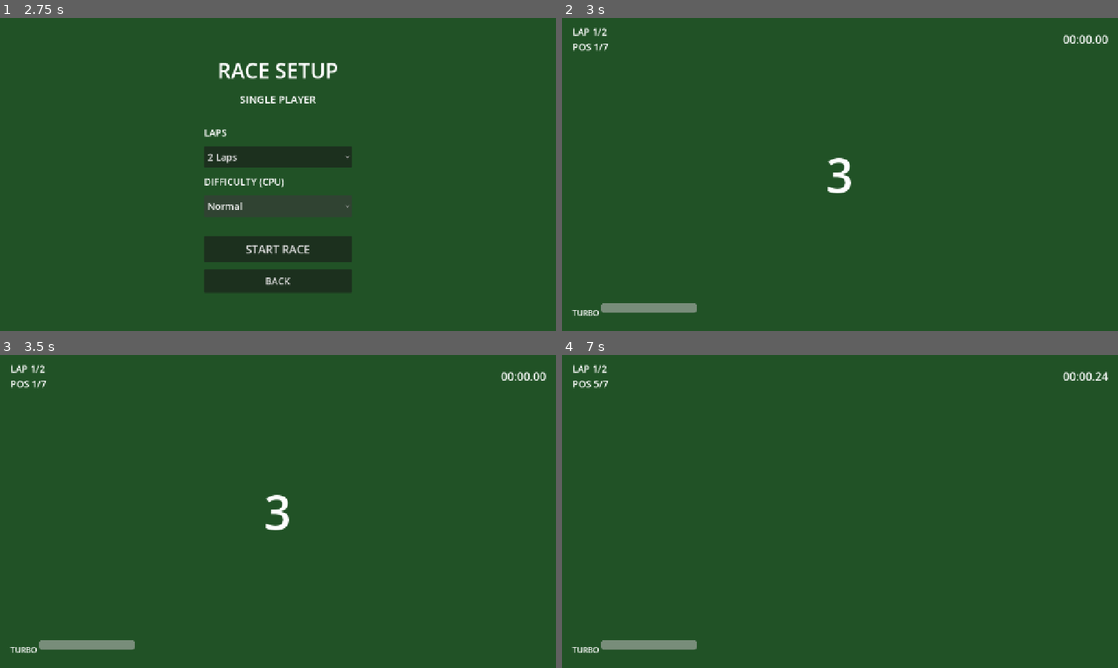
Above: before the commit, frames 1-4 (two rows, left to right).
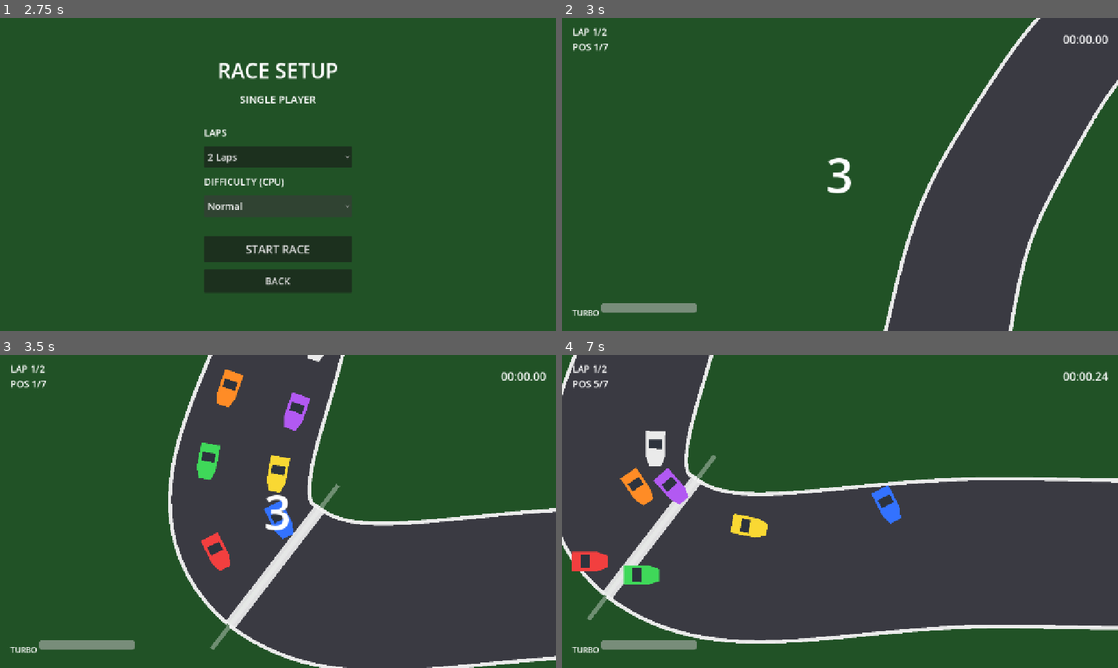
Above: after the commit, the same moments.

Repository: kalyzet/split-race
Game: Godot game, scene res://scenes/main_menu.tscn
The game is run twice, just before and just after one commit, with the same random seed, the same clock (stepped at 60 frames per second) and the same inputs.
Inputs:
- Up to frame 1 (2.75 s): click "Single Player" at 0.5 s; click "Normal" at 1.25 s; click "Normal" at 2 s
- Up to frame 2 (3 s): click "START RACE" at 2.75 s
- Up to frame 3 (3.5 s): no input
- Up to frame 4 (7 s): tap Enter at 5.75 s

Frame 1 is identical in both runs. In frame 2, 22% of the frame differs, in the area x 57-100%, y 0-100%; in frame 3, 43%; in frame 4, 56%, in the area x 0-100%, y 0-93%.

Commit message:
refactor: ubah node akar Race dari Node2D menjadi Control
- Mengubah tipe node akar pada scene Race dari Node2D menjadi Control dengan pengaturan anchoring layar penuh (full-screen)
- Memperbarui skrip RaceManager agar mewarisi (extend) Control, bukan Node2D
- Menghapus petunjuk tipe (type hint) Node2D yang eksplisit pada variabel `race` di dalam skrip HUD, FullRaceProbe, dan RaceProbe
- Menambahkan utilitas pengujian `RenderProbe` untuk mendiagnosis masalah ukuran viewport dan tata letak (layout)
- Memungkinkan perhitungan tata letak UI yang tepat serta penanganan input mouse melalui pewarisan dari Control

Diff:
--- a/scenes/race.tscn
+++ b/scenes/race.tscn
@@ -5,7 +5,13 @@
 [ext_resource type="Script" path="res://scripts/race/race_camera.gd" id="3_cam"]
 [ext_resource type="PackedScene" path="res://scenes/ui/hud.tscn" id="4_hud"]
 
-[node name="Race" type="Node2D"]
+[node name="Race" type="Control"]
+anchors_preset = 15
+anchor_right = 1.0
+anchor_bottom = 1.0
+grow_horizontal = 2
+grow_vertical = 2
+mouse_filter = 2
 script = ExtResource("1_mgr")
 
 [node name="SplitScreen" type="VBoxContainer" parent="."]
--- a/scripts/race/race_manager.gd
+++ b/scripts/race/race_manager.gd
@@ -1,4 +1,4 @@
-extends Node2D
+extends Control
 
 enum State { COUNTDOWN, GO, RACING, FINISHED }
 
--- a/scripts/ui/hud.gd
+++ b/scripts/ui/hud.gd
@@ -12,10 +12,10 @@
 @onready var countdown_label: Label = %CountdownLabel
 @onready var pause_layer: CanvasLayer = %PauseLayer
 
-var race: Node2D
+var race
 
 
-func bind(race_manager: Node2D) -> void:
+func bind(race_manager) -> void:
 	race = race_manager
 	var multi := GameManager.game_mode == GameManager.GameMode.LOCAL_MULTIPLAYER
 	p2_box.visible = multi
--- a/tests/full_race_probe.gd
+++ b/tests/full_race_probe.gd
@@ -1,7 +1,7 @@
 extends Node
 
 var frames := 0
-var race: Node2D
+var race
 var _auto_curve: Curve2D
 var _observed := false
 
--- a/tests/race_probe.gd
+++ b/tests/race_probe.gd
@@ -1,7 +1,7 @@
 extends Node
 
 var frames := 0
-var race: Node2D
+var race
 var results_tested := false
 
 
--- /dev/null
+++ b/tests/render_probe.gd
@@ -0,0 +1,22 @@
+extends Node
+
+func _ready() -> void:
+	GameManager.game_mode = GameManager.GameMode.SINGLE_PLAYER
+	var race = load("res://scenes/race.tscn").instantiate()
+	add_child(race)
+	await get_tree().process_frame
+	await get_tree().process_frame
+	var split: Control = race.get_node("SplitScreen")
+	print("anchors LRTB: ", split.anchor_left, "/", split.anchor_top, "/", split.anchor_right, "/", split.anchor_bottom)
+	print("offsets: ", split.offset_left, "/", split.offset_top, "/", split.offset_right, "/", split.offset_bottom)
+	print("parent: ", split.get_parent(), " parent_control: ", split.get_parent_control())
+	print("visible_rect: ", get_viewport().get_visible_rect().size)
+	print("window size: ", get_window().size)
+	print("split size: ", split.size)
+	split.set_anchors_and_offsets_preset(Control.PRESET_FULL_RECT)
+	print("split size after preset reapply: ", split.size)
+	await get_tree().process_frame
+	print("split size after frame: ", split.size)
+	var c1: SubViewportContainer = race.get_node("SplitScreen/ViewportContainer1")
+	print("container1 size: ", c1.size, " vp1 size: ", race.viewport1.size)
+	get_tree().quit()
--- /dev/null
+++ b/tests/render_probe.tscn
@@ -0,0 +1,6 @@
+[gd_scene load_steps=2 format=3]
+
+[ext_resource type="Script" path="res://tests/render_probe.gd" id="1"]
+
+[node name="RenderProbe" type="Node"]
+script = ExtResource("1")
